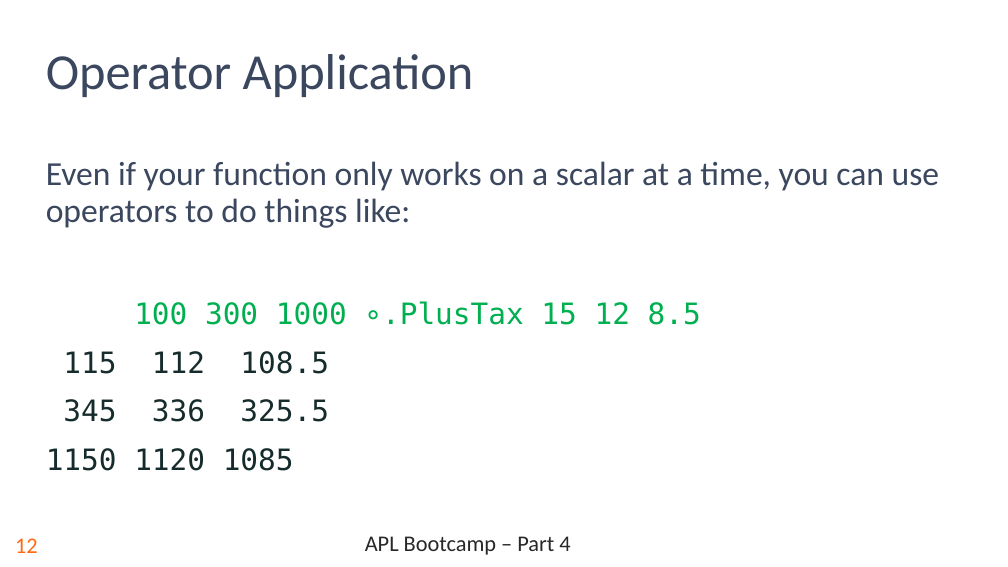
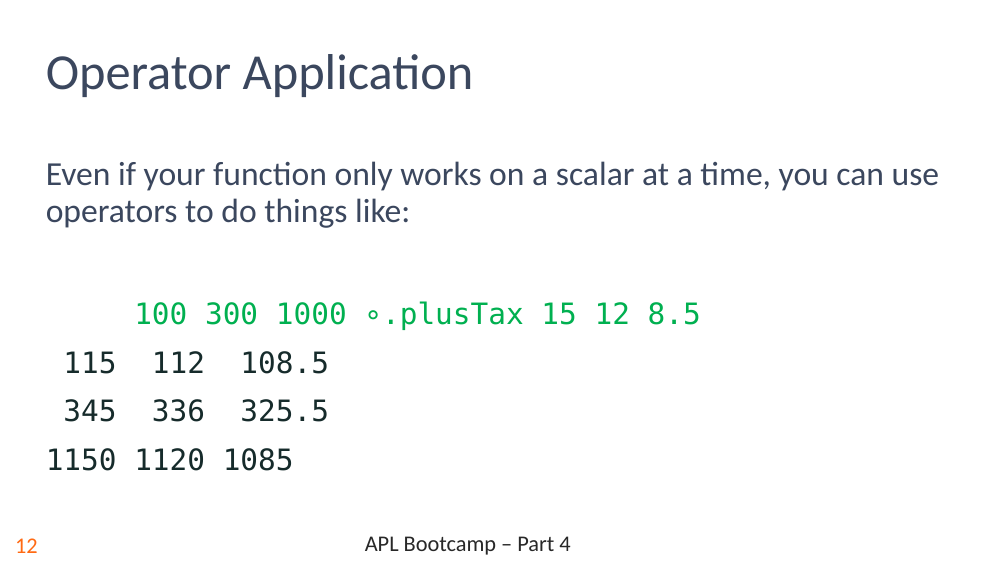
Before and after one commit to rikedyp/APLBootcamp, a slide deck: slide 13 of slides/APL_Bootcamp-part-4.pptx. Drawn at 1008x567 pixels with LibreOffice and Linux fonts; fonts in the diff are those of the drawing; background and template pictures are left out. Boxes give left, top, right and bottom in pixels: in the first picture for what was removed or moved away, otherwise in the second. Text is boxed around its words. In the diff, an @@ line names an element or a change of style, - is before the commit and + after.

```diff
--- a/slides/APL_Bootcamp-part-4.pptx
+++ b/slides/APL_Bootcamp-part-4.pptx
@@ text at (134, 301, 701, 330): text changed @@
-100 300 1000 ∘.PlusTax 15 12 8.5
+100 300 1000 ∘.plusTax 15 12 8.5
```
Also in this commit, not shown: 4 other slides changed, 2 other files.
